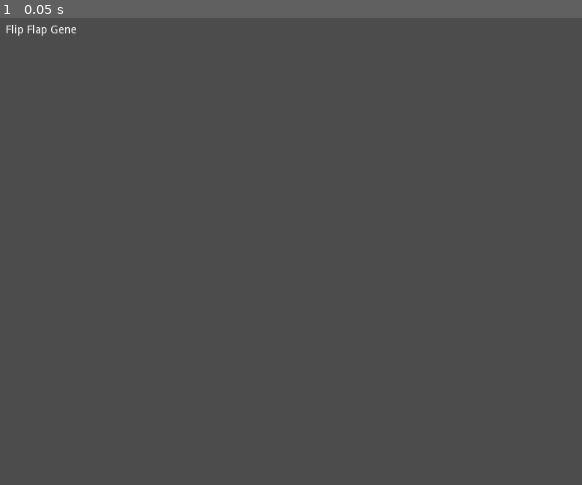
Above: before the commit, frame 1.
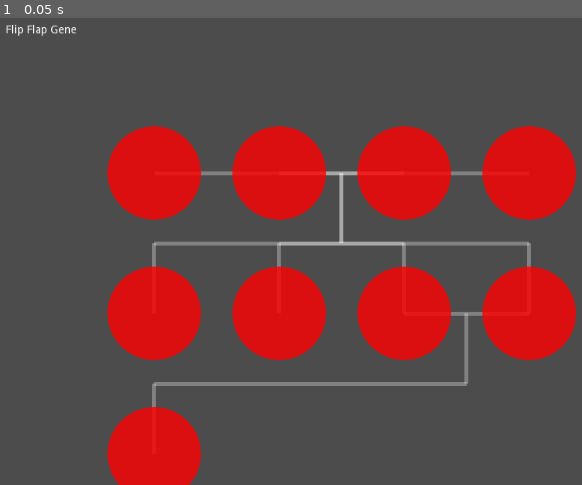
Above: after the commit, the same moment.

Repository: pmoco/GGJ23-FlipFlop_Gene
Game: Godot game, scene res://Main.tscn
The game is run twice, just before and just after one commit, with the same random seed, the same clock (stepped at 60 frames per second) and the same inputs.
Inputs:
- Up to frame 1 (0.05 s): no input

The runs differ from the first frame. In frame 1, 24% of the frame differs, in the area x 18-99%, y 23-100%.

Commit message:
Add drawing of a basic graph

Diff:
--- a/Character.gd
+++ b/Character.gd
@@ -29,17 +29,20 @@
 var children = [] # of type Character
 var partner : Character = null
 
+# Graph Row represents the row in which this character will be displayed in.
+# This might not be needed. Explore other solutions.
+var graph_row : int = 0
+
 
 # Called when the node enters the scene tree for the first time.
 func _init() -> void:
-	pass
-
-func _ready() -> void:
-	pass
+	rect_position[0] = 0
+	rect_position[1] = 0
+	rect_size[0] = 60
 
 # Called every frame. 'delta' is the elapsed time since the previous frame.
-#func _process(delta):
-#	pass
+func _process(_delta):
+	update()
 
 func _to_string() -> String:
 	var alive_text = "It is dead."
@@ -85,3 +88,10 @@
 	character.children.append(self)
 
 	last_name = character.last_name
+
+	graph_row = character.graph_row + 1
+
+func _draw():
+	var color = Color.red
+	color.a = 0.8
+	draw_circle(rect_position, rect_size[0], color)
--- /dev/null
+++ b/GraphHolder.gd
@@ -0,0 +1,90 @@
+class_name GraphHolder extends Control
+
+var characters = []
+var characters_by_row = {}
+# row in which the graph is focusing
+var active_row : int = 0
+# top left corner of the graph
+var collumn_jump : float = 20
+var row_jump : float = 30
+
+func _init():
+	rect_position = Vector2(200,200)
+	pass
+
+
+# Called when the node enters the scene tree for the first time.
+func _ready():
+	pass # Replace with function body.
+
+
+# Called every frame. 'delta' is the elapsed time since the previous frame.
+func _process(_delta):
+	update_graph()
+	update()
+
+func add_character(character: Character, row: int = -1) -> void:
+	if !is_instance_valid(character):
+		return
+
+	characters.append(character)
+
+	if !characters_by_row.has(character.graph_row):
+		characters_by_row[character.graph_row] = []
+	characters_by_row[character.graph_row].append(character)
+
+	self.add_child(character)
+
+func characters_info_string() -> String:
+	var output = ""
+	for character in characters:
+		output += str(character) + "\n"
+	return output
+
+func update_graph() -> void:
+	var current_collumn : int = 0
+	# Reposition characters
+	for row in characters_by_row:
+		current_collumn = 0
+		for character in characters_by_row[row]:
+			var _character : Character = character
+
+			var x = current_collumn * (_character.rect_size[0] + collumn_jump)
+			var y = row * (_character.rect_size[0] + row_jump)
+			_character.rect_position = Vector2(x, y)
+			current_collumn += 1
+
+func _draw():
+
+	var visited_characters = []
+	# Draw lines
+	for character in characters:
+		var _character: Character = character
+		if !is_instance_valid(_character.partner):
+			continue
+		if visited_characters.has(_character):
+			continue
+
+		visited_characters.append(_character)
+		visited_characters.append(_character.partner)
+
+		var a_position = _character.rect_position * 2 # HACK? I don't know why it works
+
+		var b_position = _character.partner.rect_position * 2
+
+		var color : Color = Color.white
+		color.a = 0.3
+		# Mariage line
+		draw_line(a_position, b_position, color, 5)
+
+		if _character.children.size() > 0 :
+			var parent_mid_point = a_position + ((b_position - a_position) / 2)
+			var child_top_mid_point = parent_mid_point + Vector2(0, (_character.rect_size[0] + row_jump))
+			# midpoint for children
+			draw_line(parent_mid_point, child_top_mid_point, color, 5)
+			for child in _character.children:
+				var _child : Character = child
+				var char_pos = child.rect_position * 2
+				var char_pos_top = char_pos - Vector2(0, (_character.rect_size[0] + row_jump))
+				draw_line(child_top_mid_point, char_pos_top, color, 5)
+				draw_line(char_pos_top, char_pos, color, 5)
--- a/Main.gd
+++ b/Main.gd
@@ -1,28 +1,30 @@
 extends Control
 
-var characters = []
-
+var graph_holder : GraphHolder
 
 # Called when the node enters the scene tree for the first time.
 func _ready():
+	graph_holder = GraphHolder.new()
+	add_child(graph_holder)
+
 	var A = Character.new()
 	A.first_name = "A"
 	A.last_name = "Fliby"
 	A.age = Character.AGE.ELDER
 	A.status = Character.STATUS.WOUNDED
-	characters.append(A)
+	graph_holder.add_character(A)
 
 	var B = Character.new()
 	B.first_name = "B"
 	B.last_name = "Flob"
 	B.age = Character.AGE.ELDER
-	characters.append(B)
+	graph_holder.add_character(B)
 
 	var C = Character.new()
 	C.first_name = "C"
 	C.last_name = "Flab"
 	C.age = Character.AGE.ELDER
-	characters.append(C)
+	graph_holder.add_character(C)
 
 	B.marry(C)
 
@@ -30,7 +32,7 @@
 	D.first_name = "D"
 	D.last_name = "Flobady"
 	D.age = Character.AGE.ELDER
-	characters.append(D)
+	graph_holder.add_character(D)
 
 	A.marry(D)
 
@@ -38,47 +40,40 @@
 	var E = Character.new()
 	E.first_name = "E"
 	E.age = Character.AGE.ADULT
-	characters.append(E)
-
 	E.is_child_of(B)
 	E.is_child_of(C)
+	graph_holder.add_character(E)
 
 	var G = Character.new()
 	G.first_name = "G"
 	G.age = Character.AGE.ADULT
-	characters.append(G)
-
 	G.is_child_of(B)
 	G.is_child_of(C)
+	graph_holder.add_character(G)
 
 	var H = Character.new()
 	H.first_name = "H"
 	H.age = Character.AGE.ADULT
-	characters.append(H)
-
 	H.is_child_of(B)
 	H.is_child_of(C)
+	graph_holder.add_character(H)
 
 	var F = Character.new()
 	F.first_name = "F"
 	F.age = Character.AGE.ADULT
-	characters.append(F)
-
 	F.is_child_of(A)
 	F.is_child_of(D)
-
 	H.marry(F)
+	graph_holder.add_character(F)
 
 	var I = Character.new()
 	I.first_name = "I"
 	I.age = Character.AGE.CHILD
-	characters.append(I)
-
 	I.is_child_of(H)
 	I.is_child_of(F)
+	graph_holder.add_character(I)
 
-	for character in characters:
-		print(character)
+	print(graph_holder.characters_info_string())
 
 
 # Called every frame. 'delta' is the elapsed time since the previous frame.
--- a/project.godot
+++ b/project.godot
@@ -13,9 +13,15 @@
 "class": "Character",
 "language": "GDScript",
 "path": "res://Character.gd"
+}, {
+"base": "Control",
+"class": "GraphHolder",
+"language": "GDScript",
+"path": "res://GraphHolder.gd"
 } ]
 _global_script_class_icons={
-"Character": ""
+"Character": "",
+"GraphHolder": ""
 }
 
 [application]
@@ -23,6 +29,10 @@
 config/name="FlipFlapGene"
 run/main_scene="res://Main.tscn"
 config/icon="res://icon.png"
+
+[display]
+
+window/dpi/allow_hidpi=true
 
 [gui]
 
